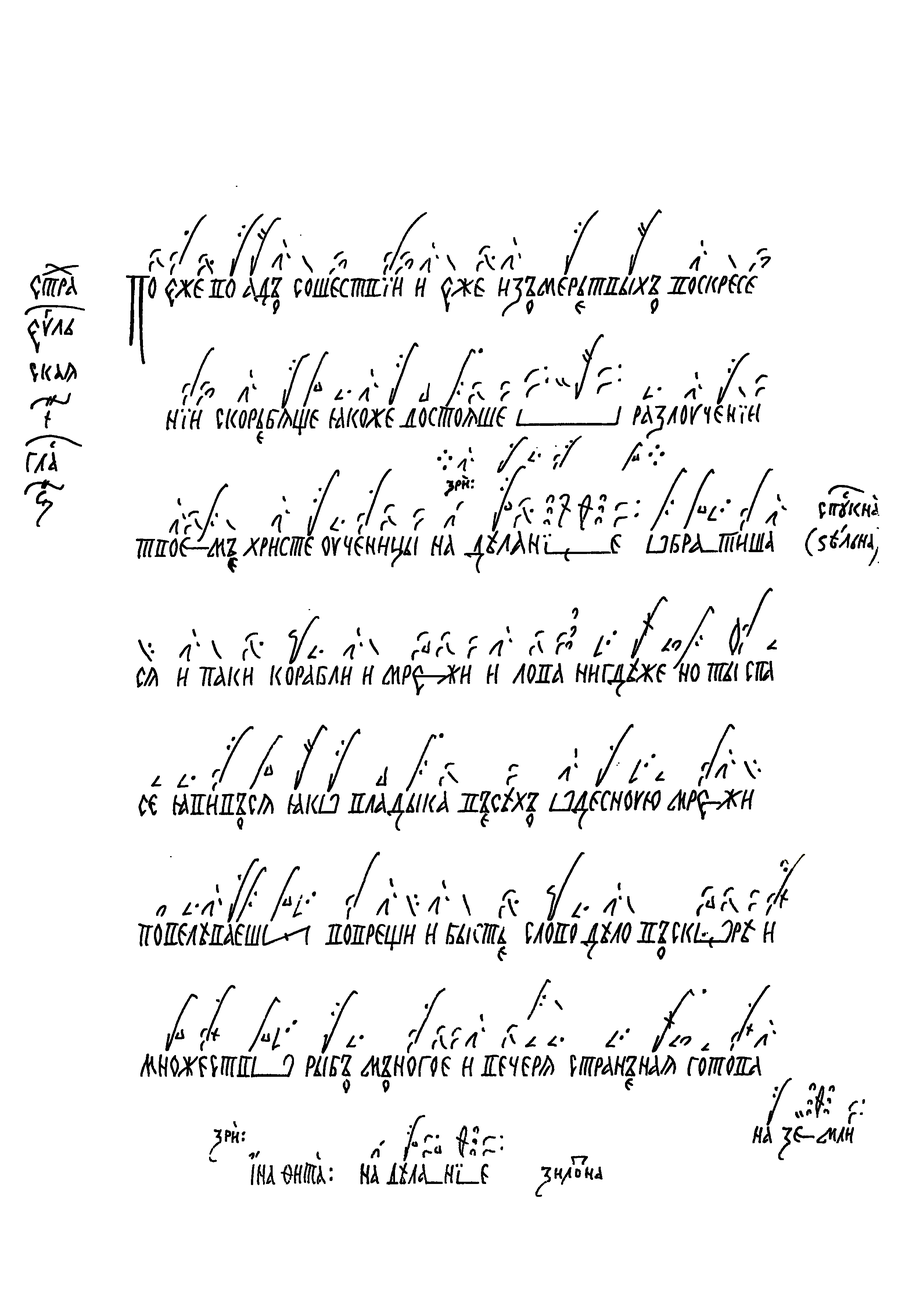
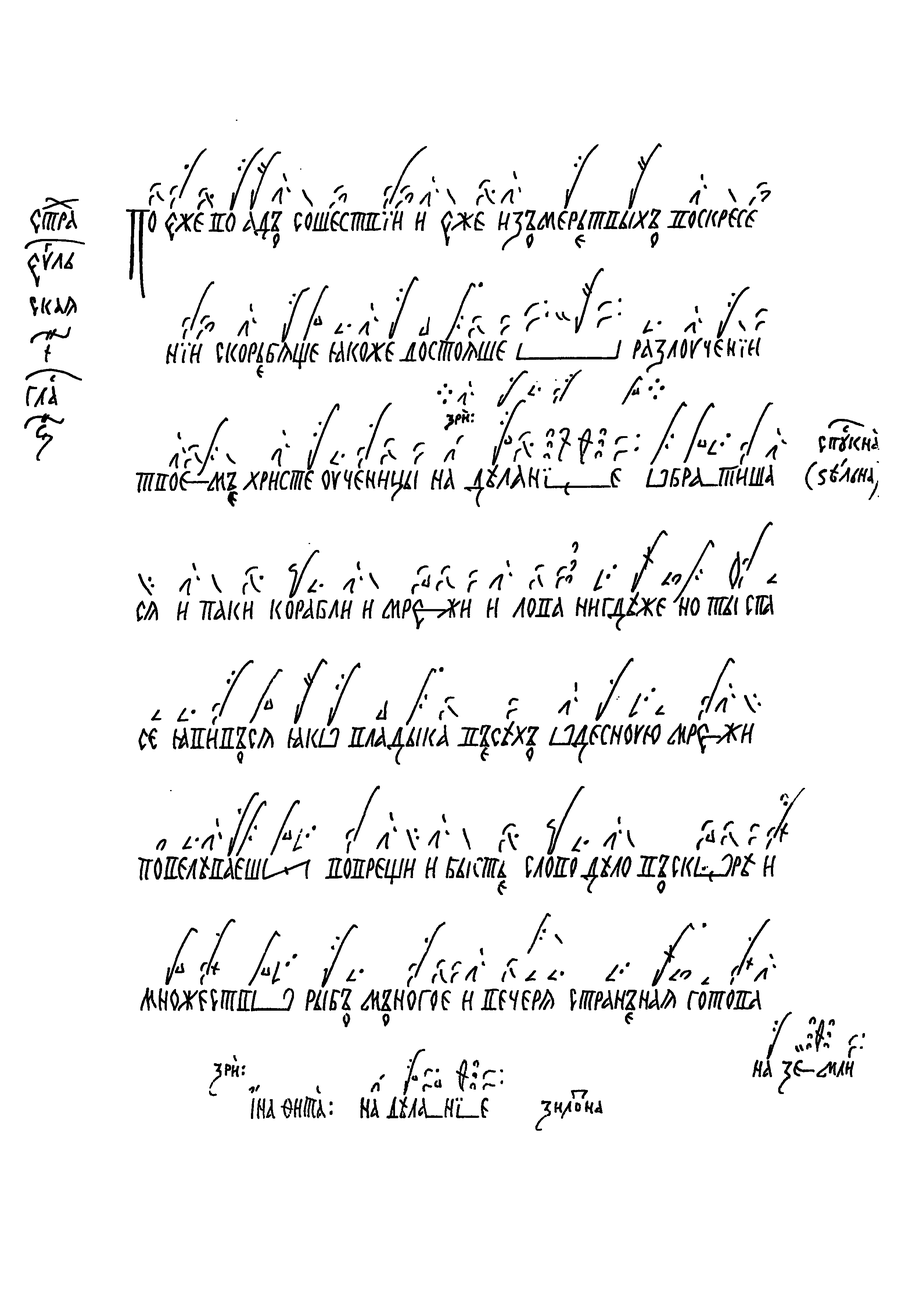
Before/after of a 923×1304 layered artwork. What changed in the layer stack:
painted on "Чернила" over [24, 119, 879, 1198]
